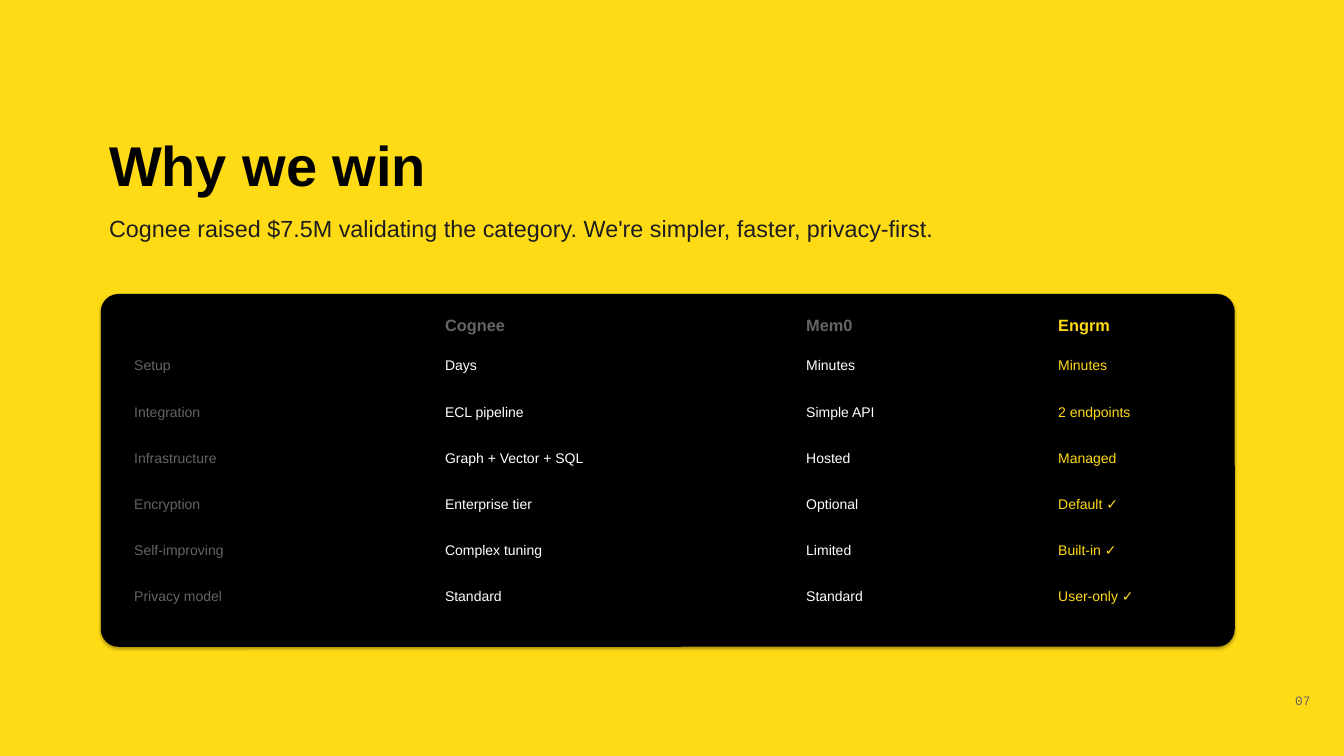
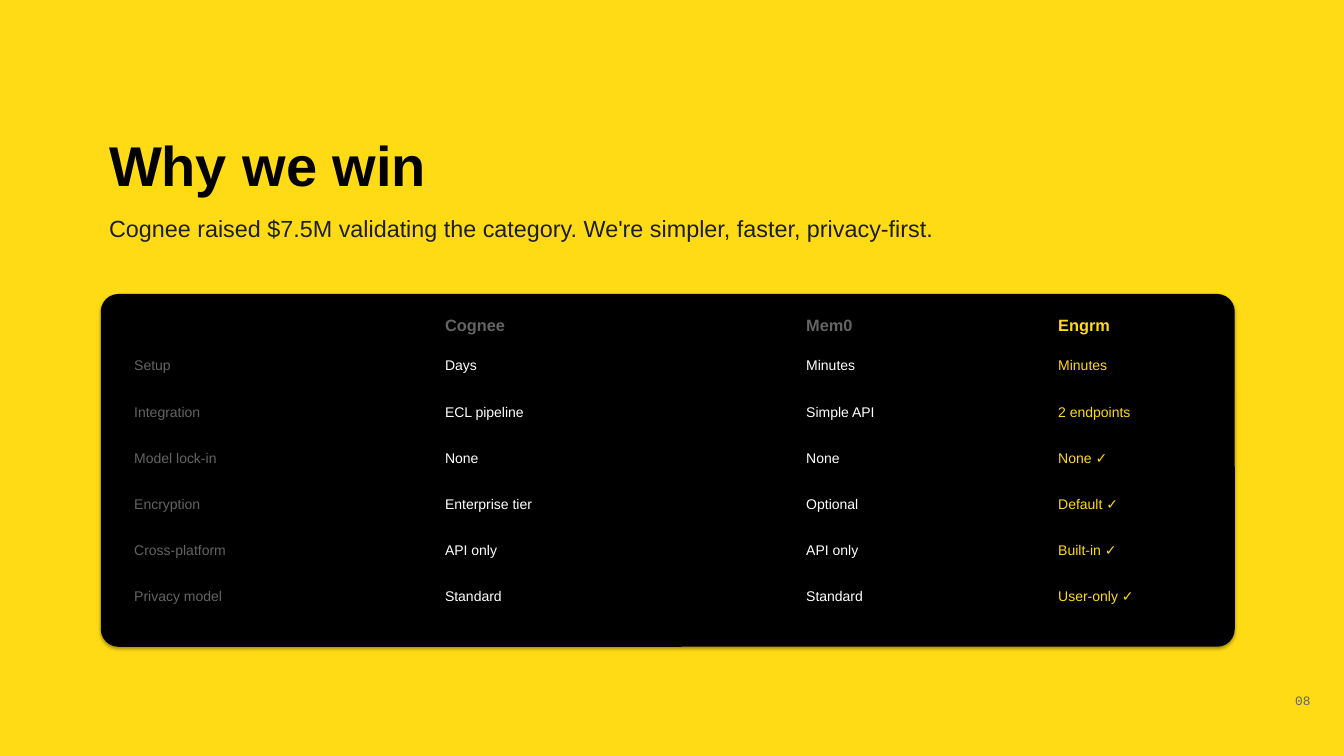
Before and after one commit to jscianna/engrm, a slide deck: slide 8 of Engrm-Pitch-Deck-v3.pptx (slide 7 before the commit). Drawn at 1344x756 pixels with LibreOffice and Linux fonts; fonts in the diff are those of the drawing. Boxes give left, top, right and bottom in pixels: in the first picture for what was removed or moved away, otherwise in the second. Text is boxed around its words. In the diff, an @@ line names an element or a change of style, - is before the commit and + after.

Commit message:
deck: add model-agnostic slide + update competitive comparison
New slide 7: 'Memory outlives your model choice'
- Model agnostic: Claude → GPT → Gemini
- Cross-platform: Telegram, Discord, Slack, Web
- Cross-device: cloud-native, survives restarts

Updated competitive table:
- Added 'Model lock-in' row
- Added 'Cross-platform' row

Key message: ChatGPT memory is locked to OpenAI. Engrm memory is yours.

```diff
--- a/Engrm-Pitch-Deck-v3.pptx
+++ b/Engrm-Pitch-Deck-v3.pptx
@@ text at (134, 453, 216, 463): text changed @@
-Infrastructure
+Model lock-in
@@ text at (445, 453, 478, 463): text changed @@
-Graph + Vector + SQL
+None
@@ text at (806, 453, 839, 463): text changed @@
-Hosted
+None
@@ text at (1058, 453, 1091, 463): text changed @@
-Managed
+None ✓
@@ text at (134, 545, 226, 558): text changed @@
-Self-improving
+Cross-platform
@@ text at (445, 545, 497, 558): text changed @@
-Complex tuning
+API only
@@ text at (806, 545, 859, 558): text changed @@
-Limited
+API only
@@ text at (1295, 696, 1310, 705): text changed @@
-07
+08
```
Also in this commit, not shown: 4 other slides changed, 1 slide added, 3 other files.
